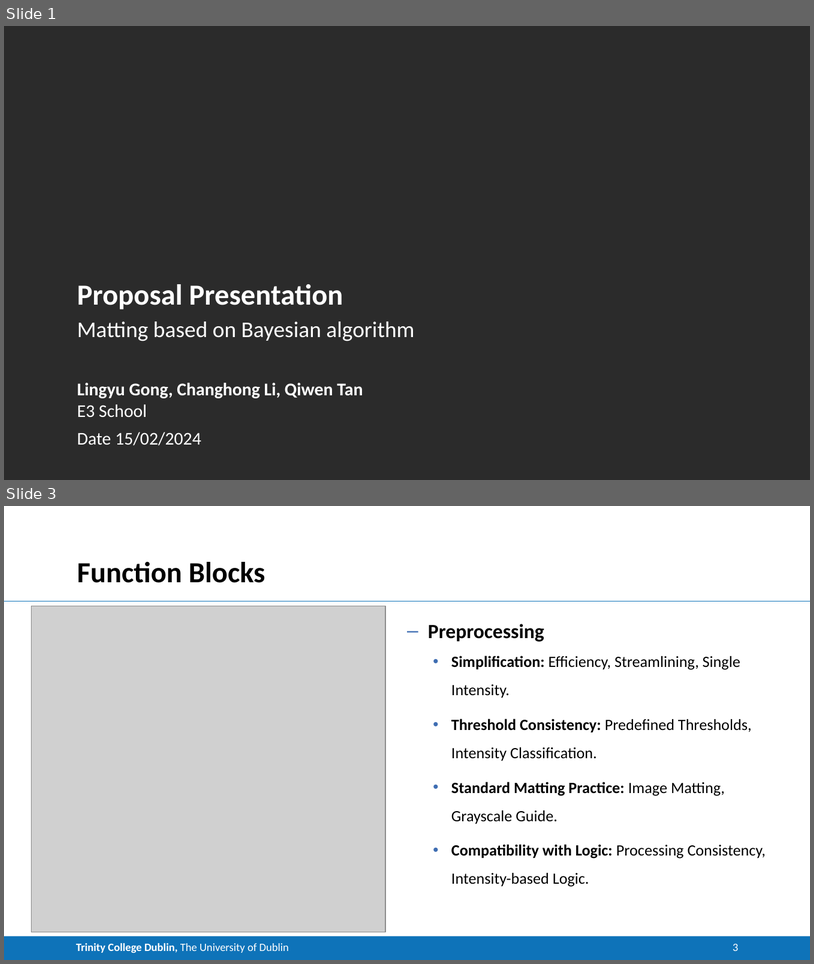
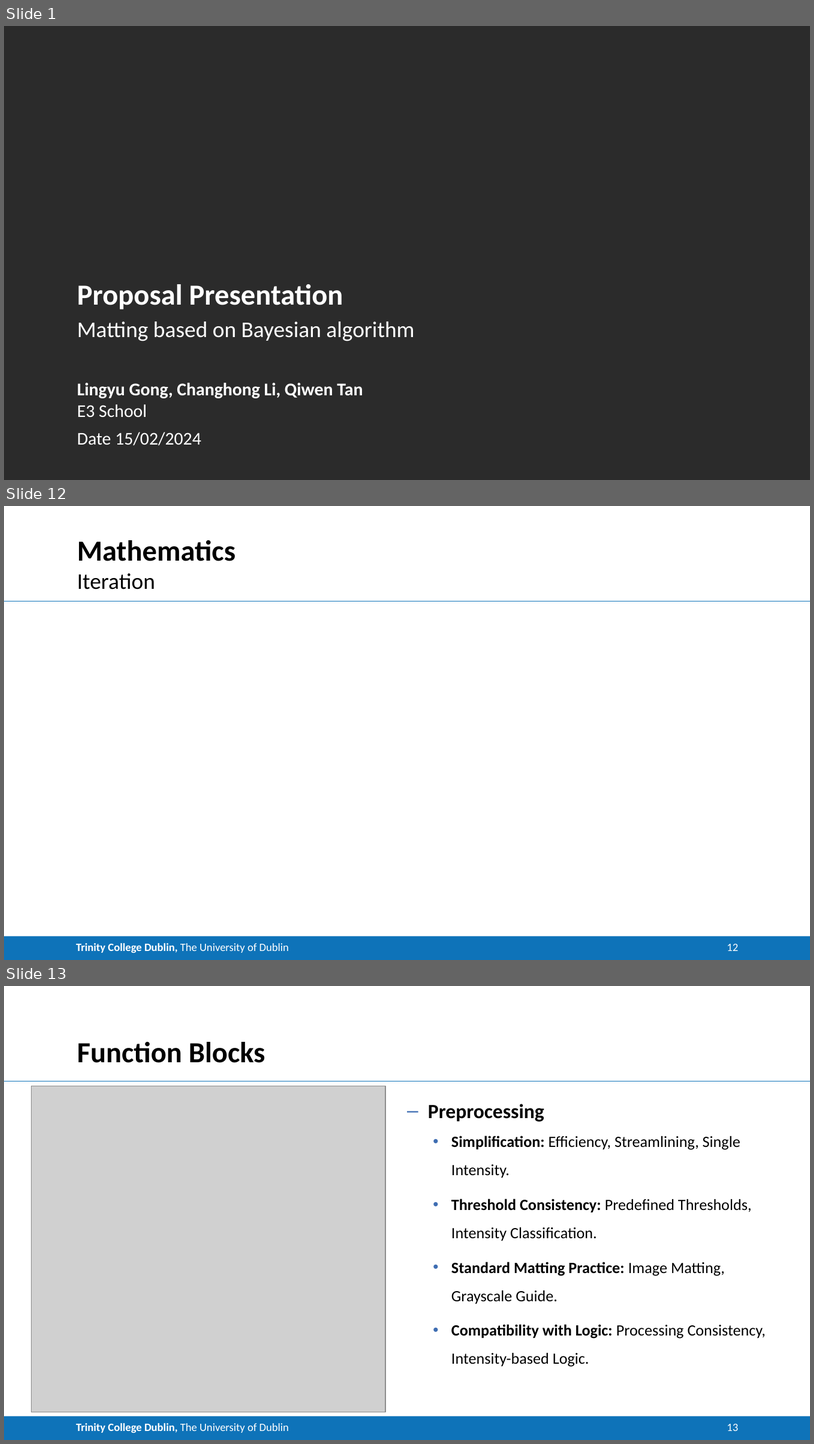
Before and after one commit to CNStanLee/CM_Matting, a slide deck: 002Matlab Project/Project.pptx. Shown one above the other, each under a label of ours: slides 1 and 3 before the commit, slides 1, 12 and 13 after it; the slides between them are not shown. The pictures are 814x964 and 814x1444 pixels, drawn with LibreOffice and Linux fonts; fonts in the diff are those of the drawing; grey boxes stand for pictures; background and template pictures are left out; a plain dark background stands for a picture behind light text. Boxes give left, top, right and bottom in pixels: in the first picture for what was removed or moved away, otherwise in the second. Text is boxed around its words. In the diff, an @@ line names an element or a change of style, - is before the commit and + after.

```diff
--- a/002Matlab Project/Project.pptx
+++ b/002Matlab Project/Project.pptx
@@ slide 12 added at <box>4,506,810,960</box>, background #FFFFFF; not listed: 2 template elements that a slide beside it also shows @@
@@ title added at <box>77,540,236,561</box>, 26 pt, text #000000, bold @@
+Mathematics
@@ text added at <box>77,573,155,589</box>, 20 pt, text #000000 @@
+Iteration
@@ page number added at <box>727,943,738,951</box>, 10 pt, text #FFFFFF @@
+12
@@ what was slide 3 is now slide 13 @@
@@ page number at <box>727,1423,738,1431</box>: text changed @@
-3
+13
```
Also in this commit, not shown: 1 slide changed, 9 other slides added, 4 other files.
